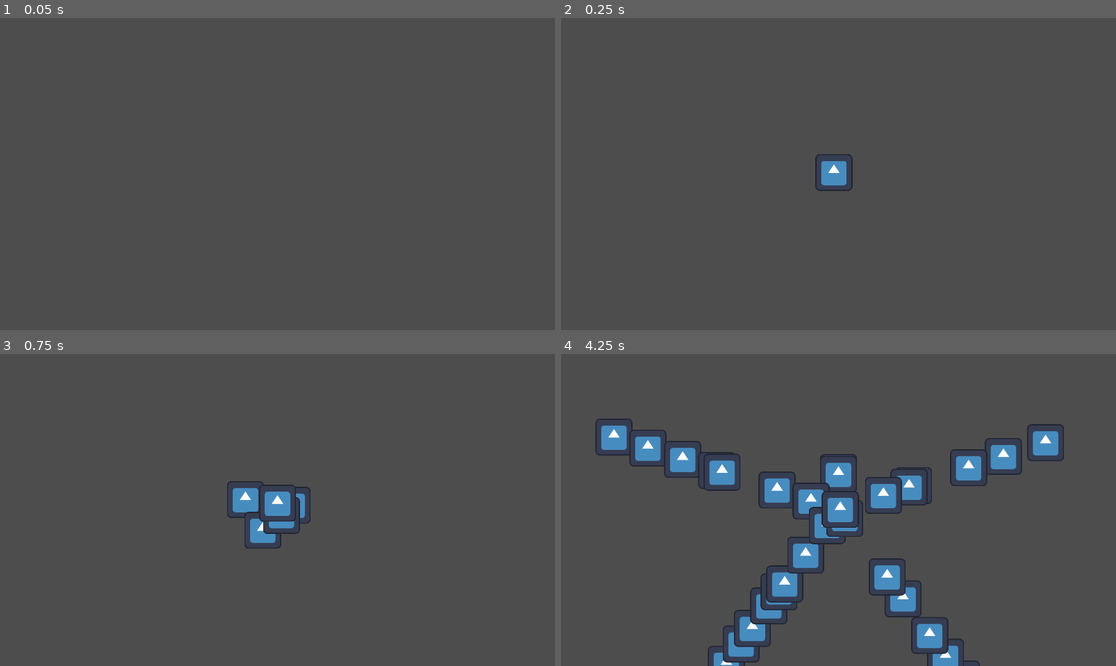
Above: before the commit, frames 1-4 (two rows, left to right).
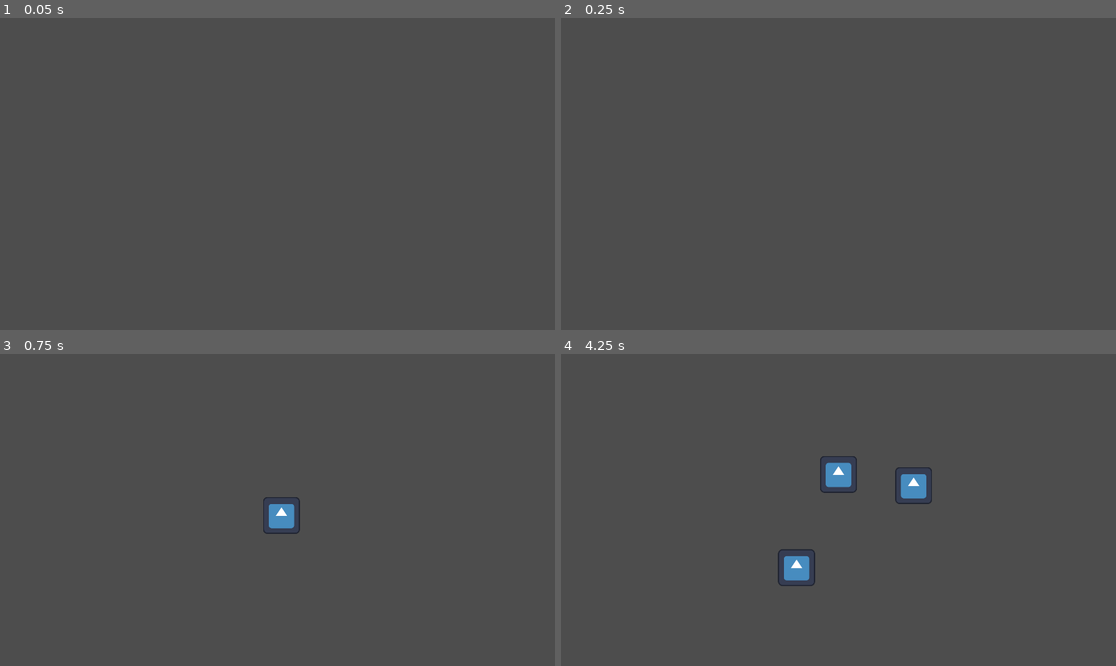
Above: after the commit, the same moments.

Repository: akulica/hackupc-2026
Game: Godot game, scene res://note_spawner.tscn
The game is run twice, just before and just after one commit, with the same random seed, the same clock (stepped at 60 frames per second) and the same inputs. The engine's default icon, where the game draws it, is replaced by a stand-in: a white triangle on a blue panel in a dark square.
Inputs:
- Up to frame 1 (0.05 s): no input
- Up to frame 2 (0.25 s): no input
- Up to frame 3 (0.75 s): tap A (notea) at 0.6 s
- Up to frame 4 (4.25 s): tap one key every 0.75 s from 1.35 s: D (noted) E (notee) Q (noteq) W (notew)

Frame 1 is identical in both runs. In frame 2, 0.5% of the frame differs, in the area x 45-53%, y 43-56%; in frame 3, 1.3%; in frame 4, 9.4%, in the area x 6-91%, y 20-100%.

Commit message:
Add files via upload

Diff:
--- a/note.tscn
+++ b/note.tscn
@@ -16,3 +16,7 @@
 texture = ExtResource("2_lyp5m")
 
 [node name="Timer" type="Timer" parent="." unique_id=2048985272]
+wait_time = 1.5
+autostart = true
+
+[connection signal="timeout" from="Timer" to="." method="_on_timer_timeout"]
--- a/note_spawner.tscn
+++ b/note_spawner.tscn
@@ -6,7 +6,7 @@
 script = ExtResource("1_dsjd3")
 
 [node name="Timer" type="Timer" parent="." unique_id=326680032]
-wait_time = 0.156
+wait_time = 1.5
 autostart = true
 
 [connection signal="timeout" from="Timer" to="." method="_on_timer_timeout"]
--- a/scripts/test.gd
+++ b/scripts/test.gd
@@ -9,3 +9,7 @@
 # Called every frame. 'delta' is the elapsed time since the previous frame.
 func _process(delta: float) -> void:
 	position+=dir*movement_speed*delta
+
+
+func _on_timer_timeout() -> void:
+	self.queue_free()
